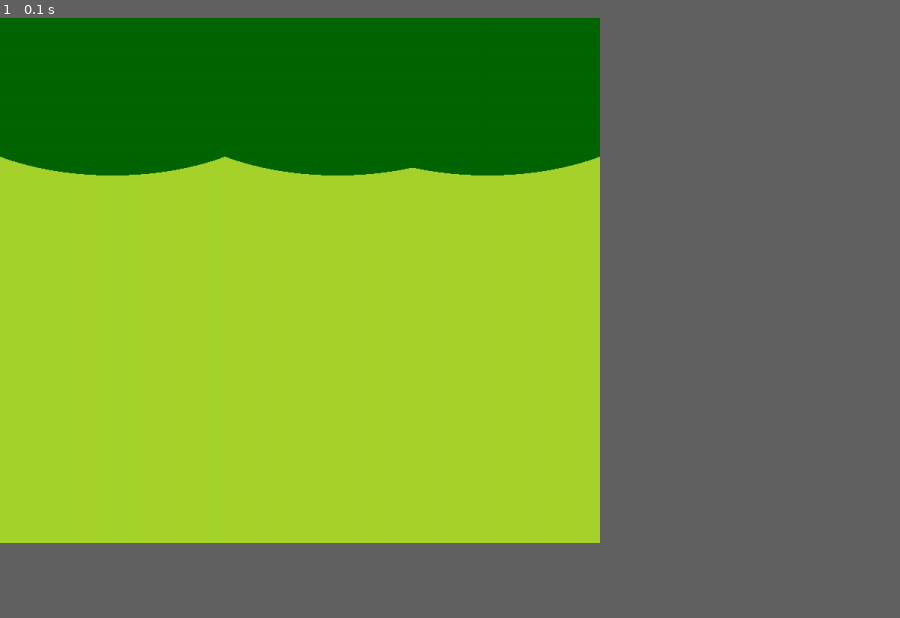
Above: before the commit, frame 1.
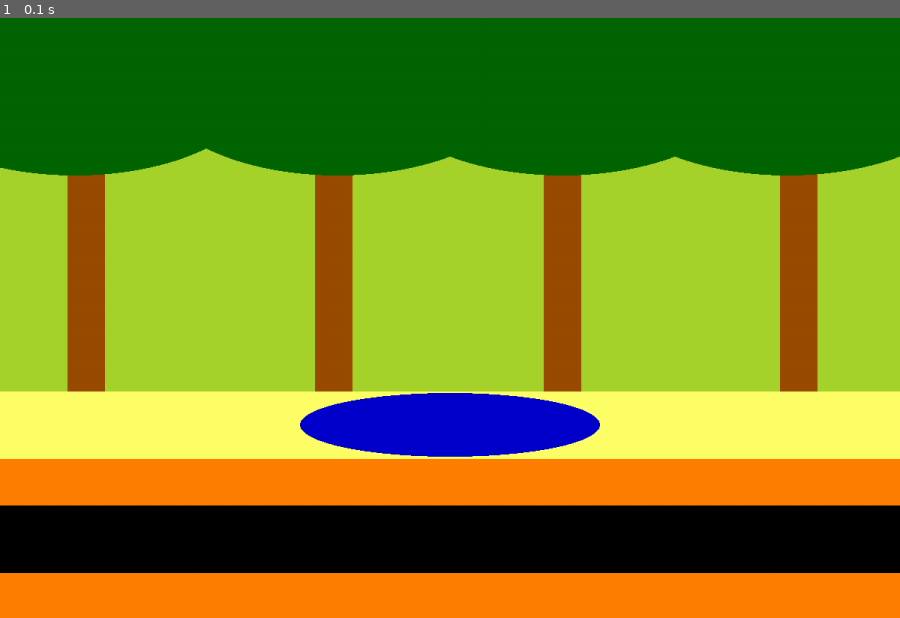
Above: after the commit, the same moment.

Repository: XanderEagle/unit10
Game: pygame game, started from picture.py
Two runs of this game, one before a commit and one after it. Both use one fixed random seed, a clock stepped at 60 frames per second and the inputs below.
Inputs:
- Up to frame 1 (0.1 s): no input
In our replay, the window is 600x525 before the commit and 900x600 after it. These sizes can differ from the game's own. Grey fills any space a smaller window leaves; there, only what the larger window draws over its background counts as a difference.

The runs differ from the first frame. In frame 1, 57% of the frame differs, in the area x 0-100%, y 0-100%.

Commit message:
worked on picture exercise

Diff:
--- a/picture.py
+++ b/picture.py
@@ -3,17 +3,27 @@
 
 pygame.init()
 
-main_surface = pygame.display.set_mode((800, 700), 0, 32)
+main_surface = pygame.display.set_mode((1200, 800), 0, 32)
 
 pygame.display.set_caption("Pygame Picture")
 
 main_surface.fill((167, 212, 44))
 
-pygame.draw.ellipse(main_surface, (0, 102, 0), (-100, -40, 500, 250), 0)
+pygame.draw.rect(main_surface, (153, 76, 0), (90, 0, 50, 800), 0)
+pygame.draw.rect(main_surface, (153, 76, 0), (420, 0, 50, 800), 0)
+pygame.draw.rect(main_surface, (153, 76, 0), (725, 0, 50, 800), 0)
+pygame.draw.rect(main_surface, (153, 76, 0), (1040, 0, 50, 800), 0)
 
+pygame.draw.ellipse(main_surface, (0, 102, 0), (-150, -40, 500, 250), 0)
 pygame.draw.ellipse(main_surface, (0, 102, 0), (200, -40, 500, 250), 0)
+pygame.draw.ellipse(main_surface, (0, 102, 0), (500, -40, 500, 250), 0)
+pygame.draw.ellipse(main_surface, (0, 102, 0), (800, -40, 500, 250), 0)
 
-pygame.draw.ellipse(main_surface, (0, 102, 0), (400, -40, 500, 250), 0)
+pygame.draw.rect(main_surface, (255, 255, 103), (0, 498, 1200, 90), 0)
+pygame.draw.ellipse(main_surface, (0, 0, 204), (400, 500, 400, 85), 0)
+pygame.draw.rect(main_surface, (255, 128, 0), (0, 588, 1200, 90), 0)
+pygame.draw.rect(main_surface, (0, 0, 0), (0, 650, 1200, 90), 0)
+pygame.draw.rect(main_surface, (255, 128, 0), (0, 740, 1200, 90), 0)
 
 
 while True:
